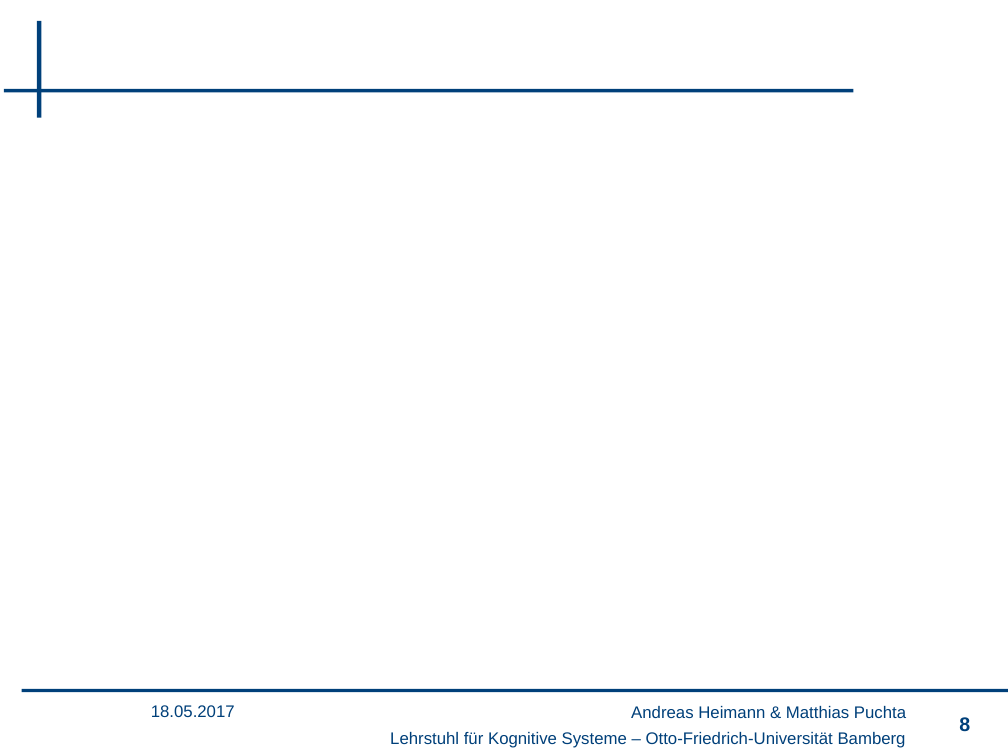
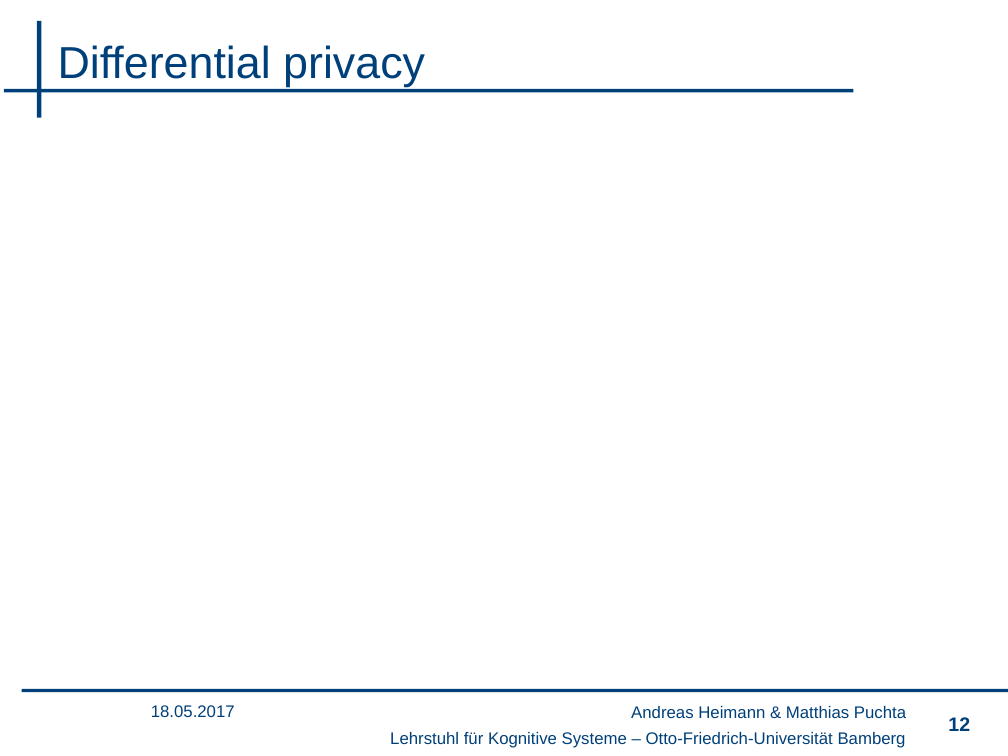
Before and after one commit to wsgan001/PSI-MSem, a slide deck: slide 12 of presentation/sicherheits.pptx (slide 8 before the commit). Drawn at 1008x756 pixels with LibreOffice and Linux fonts; fonts in the diff are those of the drawing; background and template pictures are left out. Boxes give left, top, right and bottom in pixels: in the first picture for what was removed or moved away, otherwise in the second. Text is boxed around its words. In the diff, an @@ line names an element or a change of style, - is before the commit and + after.

```diff
--- a/presentation/sicherheits.pptx
+++ b/presentation/sicherheits.pptx
@@ title added at <box>58,45,425,87</box>, 32 pt, text #00407A @@
+Differential privacy
@@ page number at <box>948,717,970,731</box>: text changed @@
-8
+12
```
Also in this commit, not shown: 3 other slides changed, 4 slides added, 1 other file.
